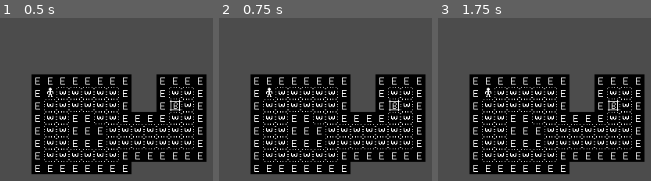
Above: before the commit, frames 1-3 (left to right).
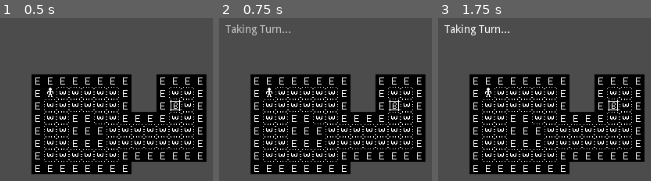
Above: after the commit, the same moments.

Repository: RokaRoka/minimal-auto-battle
Game: Godot game, scene res://Game.tscn
Same seed, same stepped clock (60 frames per second), same inputs: the game is played once before the commit and once after it. The project has no main scene, so this scene is started directly. The engine's default icon, where the game draws it, is replaced by a stand-in: a white triangle on a blue panel in a dark square.
Inputs (mouse positions are in pixels of both pictures, inside the frame that each line leads up to):
- Up to frame 1 (0.5 s): no input
- Up to frame 2 (0.75 s): tap Enter at 0.5 s; move the mouse to (outside the picture) at 0.52 s; tap Space at 0.6 s; click (outside the picture) at 0.67 s
- Up to frame 3 (1.75 s): tap Space at 0.77, 1.07, 1.25, 1.35, 1.52 s; move the mouse to (outside the picture) at 1.27 s; click (outside the picture) at 1.42 s

Frame 1 is identical in both runs. In frame 2, 0.6% of the frame differs, in the area x 2-34%, y 3-12%; in frame 3, 0.7%.

Commit message:
Destinations and movement on turns

Diff:
--- /dev/null
+++ b/Game.gd
@@ -0,0 +1,16 @@
+extends Node2D
+
+onready var grid = $Grid
+onready var testUnit = $Grid/Units/Unit
+
+func _input(event):
+	if event is InputEventMouseButton:
+		if event.pressed and event.button_index == BUTTON_LEFT:
+			if grid.validPathv(testUnit.position, event.position):
+				testUnit.setDestination(event.position)
+	if event is InputEventKey:
+		if event.pressed and event.scancode == KEY_SPACE:
+			if !testUnit.moving:
+				$UI/TakeTurn/AnimationPlayer.stop()
+				$UI/TakeTurn/AnimationPlayer.play("Show")
+				testUnit.takeTurn()
--- a/Game.tscn
+++ b/Game.tscn
@@ -1,11 +1,59 @@
-[gd_scene load_steps=5 format=2]
+[gd_scene load_steps=8 format=2]
 
 [ext_resource path="res://Grid.gd" type="Script" id=1]
 [ext_resource path="res://Tiles/TileSet.tres" type="TileSet" id=2]
 [ext_resource path="res://Tiles/nav_test.png" type="Texture" id=3]
 [ext_resource path="res://Unit.gd" type="Script" id=4]
+[ext_resource path="res://Game.gd" type="Script" id=5]
+[ext_resource path="res://icon.png" type="Texture" id=6]
+
+[sub_resource type="Animation" id=1]
+resource_name = "Show"
+length = 2.0
+tracks/0/type = "value"
+tracks/0/path = NodePath(".:modulate")
+tracks/0/interp = 1
+tracks/0/loop_wrap = true
+tracks/0/imported = false
+tracks/0/enabled = true
+tracks/0/keys = {
+"times": PoolRealArray( 0, 0.2, 1.5, 2 ),
+"transitions": PoolRealArray( 1, 1, 1, 1 ),
+"update": 0,
+"values": [ Color( 1, 1, 1, 0.0588235 ), Color( 1, 1, 1, 1 ), Color( 1, 1, 1, 1 ), Color( 0.552941, 0.552941, 0.552941, 0 ) ]
+}
+tracks/1/type = "value"
+tracks/1/path = NodePath(".:visible")
+tracks/1/interp = 1
+tracks/1/loop_wrap = true
+tracks/1/imported = false
+tracks/1/enabled = true
+tracks/1/keys = {
+"times": PoolRealArray( 0 ),
+"transitions": PoolRealArray( 1 ),
+"update": 1,
+"values": [ true ]
+}
 
 [node name="Game" type="Node2D"]
+script = ExtResource( 5 )
+
+[node name="UI" type="CanvasLayer" parent="."]
+
+[node name="TakeTurn" type="Label" parent="UI"]
+visible = false
+modulate = Color( 1, 1, 1, 0.0588235 )
+margin_left = 16.0
+margin_top = 16.0
+margin_right = 100.0
+margin_bottom = 32.0
+text = "Taking Turn..."
+__meta__ = {
+"_edit_use_anchors_": false
+}
+
+[node name="AnimationPlayer" type="AnimationPlayer" parent="UI/TakeTurn"]
+anims/Show = SubResource( 1 )
 
 [node name="Grid" type="Node2D" parent="."]
 script = ExtResource( 1 )
@@ -25,9 +73,15 @@
 
 [node name="Path" type="Line2D" parent="Grid"]
 width = 4.0
-default_color = Color( 1, 0.486275, 0.486275, 1 )
+default_color = Color( 0.686275, 0.686275, 0.686275, 1 )
 begin_cap_mode = 1
 end_cap_mode = 2
+
+[node name="DestMark" type="Sprite" parent="Grid"]
+modulate = Color( 1, 1, 1, 0.705882 )
+position = Vector2( 8, 8.00002 )
+scale = Vector2( 0.25, 0.25 )
+texture = ExtResource( 6 )
 
 [node name="Units" type="YSort" parent="Grid"]
 
--- a/Grid.gd
+++ b/Grid.gd
@@ -32,7 +32,6 @@
 				continue
 			var tiletype = getTileName(cell)
 			if !tiletype == "Walkable":
-				print("Non walkable :0")
 				continue
 
 			var id = j + (i * cellAmount.x)
@@ -72,21 +71,7 @@
 	var cellPos1 = tileMap.world_to_map(cellPosv1)
 	var cellPos2 = tileMap.world_to_map(cellPosv2)
 
-	#return blank array for out of bound paths
-	if !gridRect.has_point(cellPos1) or !gridRect.has_point(cellPos2):
-		return []
-
-	var cell = tileMap.get_cell(cellPos1.x, cellPos1.y)
-	if cell == tileMap.INVALID_CELL:
-		return []
-
-	cell = tileMap.get_cell(cellPos2.x, cellPos2.y)
-	if cell == tileMap.INVALID_CELL:
-		return []
-
-	#destination has to be walkable!
-	var tiletype = getTileName(cell)
-	if !tiletype == "Walkable":
+	if !validPathv(cellPosv1, cellPosv2):
 		return []
 
 	cellPos1 -= gridRect.position
@@ -100,3 +85,26 @@
 
 func getTileName(id):
 	return tileMap.tile_set.tile_get_name(id)
+
+func validPathv(cellPosv1, cellPosv2):
+	var cellPos1 = tileMap.world_to_map(cellPosv1)
+	var cellPos2 = tileMap.world_to_map(cellPosv2)
+
+	#return blank array for out of bound paths
+	if !gridRect.has_point(cellPos1) or !gridRect.has_point(cellPos2):
+		return false
+
+	var cell = tileMap.get_cell(cellPos1.x, cellPos1.y)
+	if cell == tileMap.INVALID_CELL:
+		return false
+
+	cell = tileMap.get_cell(cellPos2.x, cellPos2.y)
+	if cell == tileMap.INVALID_CELL:
+		return false
+
+	#destination has to be walkable!
+	var tiletype = getTileName(cell)
+	if !tiletype == "Walkable":
+		return false
+
+	return true
--- a/Unit.gd
+++ b/Unit.gd
@@ -1,6 +1,7 @@
 extends Sprite
 
 onready var path2D = get_tree().current_scene.get_node("Grid/Path")
+onready var destMark = get_tree().current_scene.get_node("Grid/DestMark")
 var grid: Grid
 
 var cellPos = Vector2(0, 0)
@@ -8,6 +9,13 @@
 var moving = false
 var path = []
 var moveSpeed = 64
+
+var destinations = [null]
+
+export var moveRange = 5
+
+func _ready():
+	destMark.hide()
 
 func _process(delta):
 	if moving:
@@ -18,20 +26,31 @@
 		if position.distance_to(path[0]) < 0.05:
 			path.pop_front()
 
+## DEPRECATED ##
 func gotoCellv(cellPosv: Vector2):
 	#we are in world space, we need to change that
 	path = grid.getPathv(position, cellPosv)
 	path2D.points = path
 	moving = true
 
+func setDestination(cellPosv: Vector2):
+	destinations[0] = grid.getPathv(position, cellPosv)
+	destMark.position = destinations[0].back()
+	destMark.show()
+
 func moveComplete():
 	moving = false
 	path2D.points = []
 	cellPos = grid.getGridPos(position)
 
-func _input(event):
-	if event is InputEventMouseButton:
-		if event.pressed and event.button_index == BUTTON_LEFT:
-			print("clicky click")
-			if !moving:
-				gotoCellv(event.position)
+func takeTurn():
+	if destinations.empty() or destinations[0] == null:
+		return
+	for i in range(0, moveRange + 1):
+		var dest_node = destinations.front().pop_front()
+		if dest_node != null:
+			path.append(dest_node)
+		else:
+			break
+	path2D.points = path
+	moving = true
